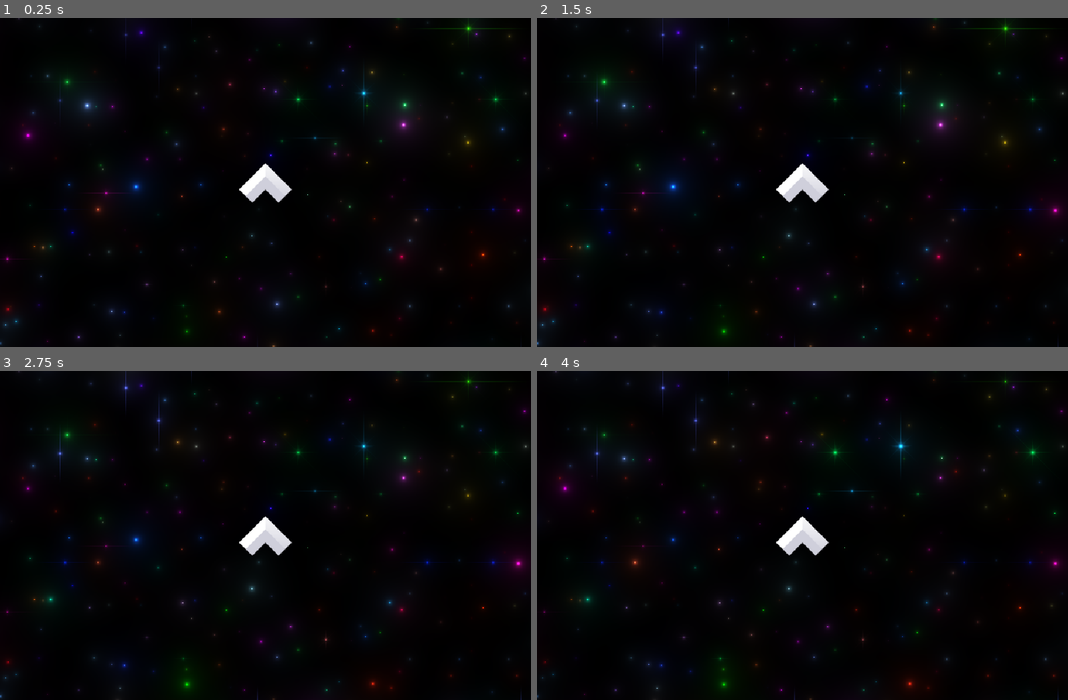
Above: before the commit, frames 1-4 (two rows, left to right).
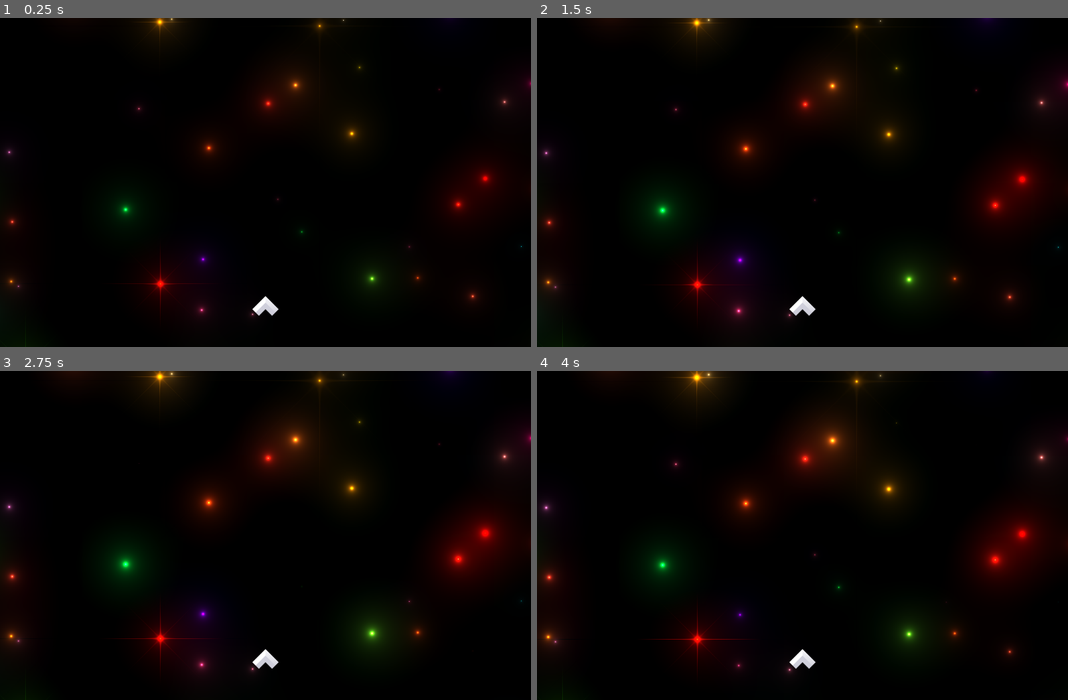
Above: after the commit, the same moments.

Repository: docwhat/screams-into-the-void
Game: Godot game, scene res://main.tscn
Two runs of this game, one before a commit and one after it. Both use one fixed random seed, a clock stepped at 60 frames per second and the inputs below.
Inputs:
- Up to frame 1 (0.25 s): no input
- Up to frame 2 (1.5 s): hold D (right) 0.53-1.28 s; tap Enter at 1.25 s; hold S (backwards) from 1.28 s (still down)
- Up to frame 3 (2.75 s): tap Space at 2 s; release S (backwards) at 2.03 s; hold D (right) from 2.03 s (still down)
- Up to frame 4 (4 s): tap Enter at 2.75 s; release D (right) at 2.78 s; hold W (forward) 2.78-3.53 s; tap Space at 3.5 s; hold A (left) from 3.53 s (still down)

The runs differ from the first frame. In frame 1, 8.7% of the frame differs, in the area x 0-100%, y 0-100%; in frame 2, 12%; in frame 3, 13%; in frame 4, 12%.

Commit message:
checkpoint
Thanks to feedback from the Godot Forum, I changed my approach.

I only care that the background slowly drift. I don't need anything
fancier.

Diff:
--- a/Global.gd
+++ b/Global.gd
@@ -1,3 +1,4 @@
 extends Node
 
 var rng : RandomNumberGenerator
+var star_speed : float = 0.01
--- a/main.tscn
+++ b/main.tscn
@@ -1,13 +1,15 @@
-[gd_scene load_steps=5 format=3 uid="uid://drbf8d237goj"]
+[gd_scene load_steps=6 format=3 uid="uid://drbf8d237goj"]
 
 [ext_resource type="Script" uid="uid://3lpx3nh5ceyj" path="res://main.gd" id="1_h2yge"]
 [ext_resource type="Shader" uid="uid://bxg7qu236s2yc" path="res://stars.gdshader" id="2_h2yge"]
+[ext_resource type="Script" uid="uid://c0mgsc65vwhad" path="res://stars.gd" id="3_1bvp3"]
 [ext_resource type="PackedScene" uid="uid://cogwn8cxbc1mt" path="res://player.tscn" id="3_h2yge"]
 
 [sub_resource type="ShaderMaterial" id="ShaderMaterial_0xm2m"]
 shader = ExtResource("2_h2yge")
-shader_parameter/showGrid = false
-shader_parameter/time = 0.0
+shader_parameter/speed = 0.002
+shader_parameter/twinkle_speed = 0.23584
+shader_parameter/stars_ratio = 4.0
 
 [node name="Main" type="Node"]
 script = ExtResource("1_h2yge")
@@ -15,37 +17,16 @@
 [node name="CanvasLayer" type="CanvasLayer" parent="."]
 layer = -1
 
-[node name="ParallaxBackground" type="ParallaxBackground" parent="CanvasLayer"]
-
-[node name="Starfield" type="ColorRect" parent="CanvasLayer/ParallaxBackground"]
-visible = false
+[node name="Stars" type="ColorRect" parent="CanvasLayer"]
 material = SubResource("ShaderMaterial_0xm2m")
 anchors_preset = 15
 anchor_right = 1.0
 anchor_bottom = 1.0
 grow_horizontal = 2
 grow_vertical = 2
-
-[node name="Stars" type="ColorRect" parent="CanvasLayer/ParallaxBackground"]
-material = SubResource("ShaderMaterial_0xm2m")
-anchors_preset = 15
-anchor_right = 1.0
-anchor_bottom = 1.0
-grow_horizontal = 2
-grow_vertical = 2
-
-[node name="Green" type="ColorRect" parent="CanvasLayer/ParallaxBackground"]
-visible = false
-anchors_preset = -1
-anchor_left = 0.5
-anchor_top = 0.5
-anchor_right = 0.532
-anchor_bottom = 0.531
-offset_right = 24.64
-offset_bottom = 31.63
-grow_horizontal = 2
-grow_vertical = 2
-color = Color(0.12, 1, 0.384, 1)
-metadata/_edit_use_anchors_ = true
+size_flags_horizontal = 4
+size_flags_vertical = 4
+script = ExtResource("3_1bvp3")
 
 [node name="Player" parent="." instance=ExtResource("3_h2yge")]
+position = Vector2(647, 733)
--- a/player.tscn
+++ b/player.tscn
@@ -18,3 +18,4 @@
 debug_color = Color(0.926066, 4.16812e-05, 0.673835, 0.42)
 
 [node name="Camera2D" type="Camera2D" parent="."]
+offset = Vector2(0, -300)
--- a/project.godot
+++ b/project.godot
@@ -28,7 +28,6 @@
 window/size/viewport_height=800
 window/stretch/mode="viewport"
 window/stretch/aspect="expand"
-window/stretch/scale=2.0
 window/stretch/scale_mode="integer"
 
 [input]
--- /dev/null
+++ b/stars.gd
@@ -0,0 +1,9 @@
+extends ColorRect
+
+func _ready() -> void:
+  # Save the default as the current value.
+  Global.star_speed = self.material.get_shader_parameter("speed")
+
+
+func _process(delta: float) -> void:
+  self.material.set_shader_parameter("speed", Global.star_speed)
--- a/stars.gdshader
+++ b/stars.gdshader
@@ -1,11 +1,28 @@
 shader_type canvas_item;
-render_mode unshaded, world_vertex_coords;
+render_mode unshaded;
 
-uniform bool showGrid;
-uniform float time = 0.0;
+// The speed that the stars move towards the bottom of the screen.
+uniform float speed : hint_range(0.0, 10.0, 0.001) = 0.01;
+// How fast the stars dim and undim.
+uniform float twinkle_speed = 0.2358404332;
+// How many stars per fragment.
+uniform float stars_ratio : hint_range(1.5, 30.0, 0.1) = 5;
 
 // The percentage of each color in stars, randomly distributed.
 const vec3 starTint = vec3(0.4, 0.1, 0.9);
+
+// Returns a float between 0.0 and 1.0.
+float normalSin(float largeValue) {
+  return sin(largeValue) / 2.0 + 0.5;
+}
+
+vec3 normalSin3(vec3 largeValues) {
+  return vec3(
+    normalSin(largeValues.x),
+    normalSin(largeValues.y),
+    normalSin(largeValues.z)
+  );
+}
 
 mat2 rotate(float rads) {
   float s = sin(rads);
@@ -15,7 +32,7 @@
 }
 
 float starBrightness(vec2 uv, float flare) {
-  //     // Circle at center of star.
+  // Circle at center of star.
   float d = length(uv);
   float brightness = 0.05 / d;
 
@@ -29,93 +46,85 @@
   brightness += fortyFiveRays * flare * 0.3;
 
   // Fade out within one unit to prevent incursion into neighbors.
-  brightness *= smoothstep(1.0, 0.2, d);
+  brightness *= smoothstep(1.0, 0.2, d) - 0.2;
+
+  // FIXME: The halo around the stars is still falls off too suddenly, creating circles.
 
   return brightness;
 }
 
-// A hash that's only good for things like graphics.
-// Returns a number from 0.0 to 1.0.
-float hash21(vec2 p) {
-  // The only requirement for these numbers are that they are large enough to
-  // interesting remainders.
-  const float largeArbitraryNumber1 = 1972.1974;
-  const float largeArbitraryNumber2 = 3141.5926;
-  const float arbitraryNumber = 92.81;
-
-  vec2 n = p;
-  n += fract(n * vec2(largeArbitraryNumber1, largeArbitraryNumber2));
-  n += dot(n, n + arbitraryNumber);
-
-  return fract(n.x * n.y);
+// Returns a pseudo-random number from 0.0 to 1.0. It is a glorified hash function.
+float random (vec2 uv) {
+  // The only requirement for these numbers is that they are large enough to stir up
+  // the fractional part of the number.
+  return fract(sin(dot(uv.xy,
+      vec2(12.9898,78.233))) * 43758.5453123);
 }
 
 vec3 starLayer(vec2 uv) {
   vec3 color = vec3(0.0);
-
   vec2 repeatingUV = fract(uv) - 0.5;
   vec2 id = floor(uv);
 
+  // We calculate the neighboring squares as well.
   for (int y = -1; y <= 1; y++) {
     for (int x = -1; x <= 1; x++) {
       vec2 offset = vec2(float(x), float(y));
-      float n = hash21(id + offset);
-      float size = fract(n * 345.32);
+      float n = random(id + offset);
+      float size = fract(n * PI);
+      float flare = smoothstep(0.9, 1.0, size);
 
-      float star = starBrightness(repeatingUV - offset - vec2(n, fract(34.0 * n)) + 0.5, smoothstep(0.9, 1.0, size));
+      float star = 0.0;
+      vec2 starUV = repeatingUV;
+      starUV -= offset;
+      starUV -= vec2(n, fract(n * 23.42)) - 0.5;
 
-      const float arbitraryLargeNumber1 = 4345.2;
-      vec3 starColor = sin(starTint * fract(n * arbitraryLargeNumber1) * arbitraryLargeNumber1) * 0.5 + 0.5;
+      star += starBrightness(starUV, flare);
 
-      // Make bigger stars bluer and less red and green.
-      starColor *= vec3(1.0 - size * 0.5, 1.0 - size * 0.7, 1.0 - size * 0.2);
+      // The vec3 is arbitrary. As long as the numbers aren't the same.
+      vec3 starColor = normalSin3(vec3(0.2, 0.4, 0.7) * fract(n * 2345.2) * 123.2);
+        starColor *= mix(0.4, 1.0, size); // bigger is brighter.
+        starColor *= vec3(1.0 + size, 0.9, 1.0 - size); // bigger is redder, smaller is bluer.
+        starColor = normalize(starColor); // re-normalize.
 
       // Make them twinkle!
-      starColor *= sin(TIME + n * 2.0 * PI) / 4.0 + 0.5;
+      float twinkle = normalSin(TIME * (3.0 + twinkle_speed) * (1.0 - size) * n);
 
-      color += star * size * starColor;
-
+      color += star * size * starColor * twinkle;
     }
   }
-
-  // Creates a grid. Useful for debugging.
-  if (showGrid && (repeatingUV.x > 0.49 || repeatingUV.y > 0.49)) color.r = 1.0;
 
   return color;
 }
 
 void fragment() {
-  //vec2 uv = UV.xy;
-
-  // Put 0,0 in center of screen.
-  // uv = uv - 0.5 * iResolution.xy;
-  // uv = uv - 0.5 * VIEWPORT_SIZE.xy;
-
-  // Correct aspect ratio.
-  // uv = uv / VIEWPORT_SIZE.y;
-
-  // Increase the (virtual) resolution.
-  //uv *= 5.0;
-
-  // vec2 uv = (SCREEN_UV - 0.5) / vec2(SCREEN_PIXEL_SIZE.x / SCREEN_PIXEL_SIZE.y, 1.0);
   vec2 uv = SCREEN_UV;
 
   // Put 0,0 in center of the viewport.
-  uv -= 0.5;
+  // uv -= 0.5; // Not needed in production.
 
   // Correct the aspect ratio.
   uv = uv / vec2(SCREEN_PIXEL_SIZE.x / SCREEN_PIXEL_SIZE.y, 1.0);
 
-  // Increase the effective resolution.
-  uv *= 5.0;
+  // Keep the background moving.
+  uv.y -= TIME * speed;
+
+  // Increase the number of UV repitions per fragment.
+  uv *= stars_ratio;
 
   vec3 color = vec3(0.0); // black
 
   // Front layer
   color += starLayer(uv);
+  color += starLayer(uv / 2.0) * 0.2;
 
   // Background layer
-  color += starLayer(uv * 2.0) * 0.5;
+  // color += starLayer(uv * 2.0) * 0.5;
 
-  COLOR = vec4(color, 1.0);
+  // color.r += uv.y;
+
+  // color.r = sin(uv.y - distance/10.0) / 2.0 + 0.5;
+  // color.g += fract(uv.y) / 4.0;
+
+  COLOR = vec4(clamp(color, 0.0, 1.0), 1.0);
 }
Not shown, added: stars.gd.uid
